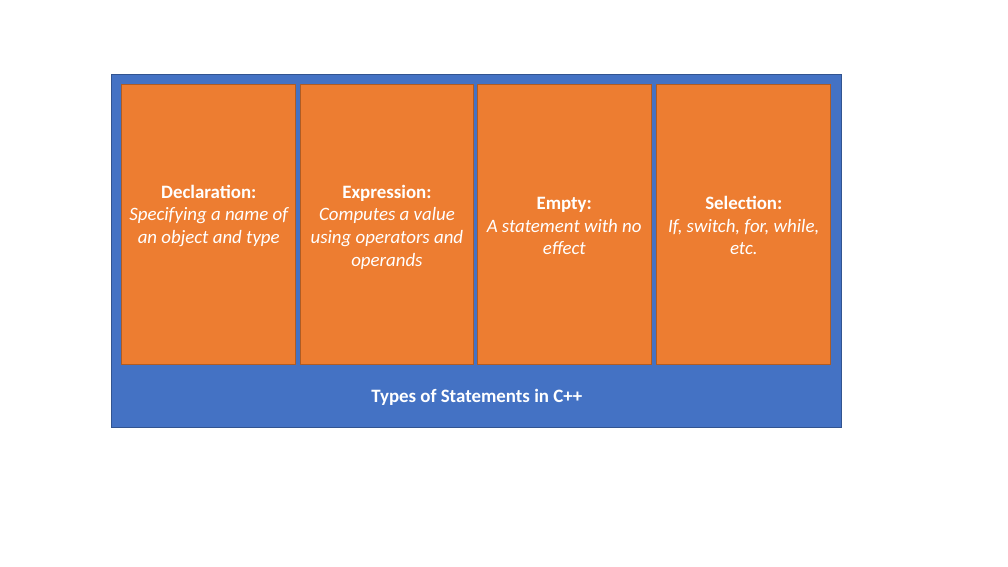
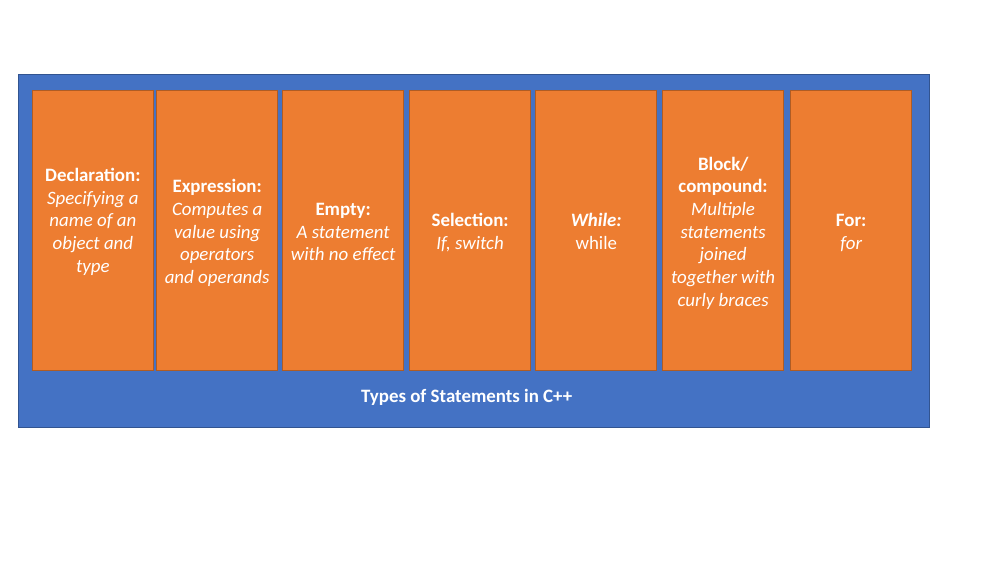
Before and after one commit to benbdon/CPP_Practice, a slide deck: slide 1 of Types of Statements.pptx. Drawn at 1008x567 pixels with LibreOffice and Linux fonts; fonts in the diff are those of the drawing. Boxes give left, top, right and bottom in pixels: in the first picture for what was removed or moved away, otherwise in the second. Text is boxed around its words. In the diff, an @@ line names an element or a change of style, - is before the commit and + after.

```diff
--- a/Types of Statements.pptx
+++ b/Types of Statements.pptx
@@ rectangle: place and size @@
-rectangle at <box>111,74,842,427</box>
+rectangle at <box>18,74,930,427</box>
@@ rectangle "Declaration:": place and size @@
-rectangle "Declaration:" at <box>122,85,296,364</box>
+rectangle "Declaration:" at <box>33,91,154,371</box>
@@ rectangle "Expression:": place and size @@
-rectangle "Expression:" at <box>300,85,474,364</box>
+rectangle "Expression:" at <box>157,91,278,371</box>
@@ rectangle "Empty:": place and size @@
-rectangle "Empty:" at <box>477,85,651,364</box>
+rectangle "Empty:" at <box>283,91,404,371</box>
@@ rectangle "Selection:": place and size @@
-rectangle "Selection:" at <box>657,85,831,364</box>
+rectangle "Selection:" at <box>410,91,531,371</box>
@@ rectangle added at <box>536,91,657,371</box>, fill #ED7D31, outline #AF5C24 1 pt, 18 pt, text #FFFFFF, bold, italic @@
+While:
+while
@@ rectangle added at <box>663,91,784,371</box>, fill #ED7D31, outline #AF5C24 1 pt, 18 pt, text #FFFFFF, italic @@
+Block/compound:
+Multiple statements joined together with curly braces
@@ rectangle added at <box>791,91,912,371</box>, fill #ED7D31, outline #AF5C24 1 pt, 18 pt, text #FFFFFF, bold @@
+For:
+for
@@ text in rectangle at <box>436,236,504,251</box>: text changed @@
-If, switch, for, while, etc.
+If, switch
@@ text "Types of Statements in C++": place and size @@
-text "Types of Statements in C++" at <box>371,389,582,405</box>
+text "Types of Statements in C++" at <box>361,389,572,405</box>
```
Also in this commit, not shown: 3 other files.
